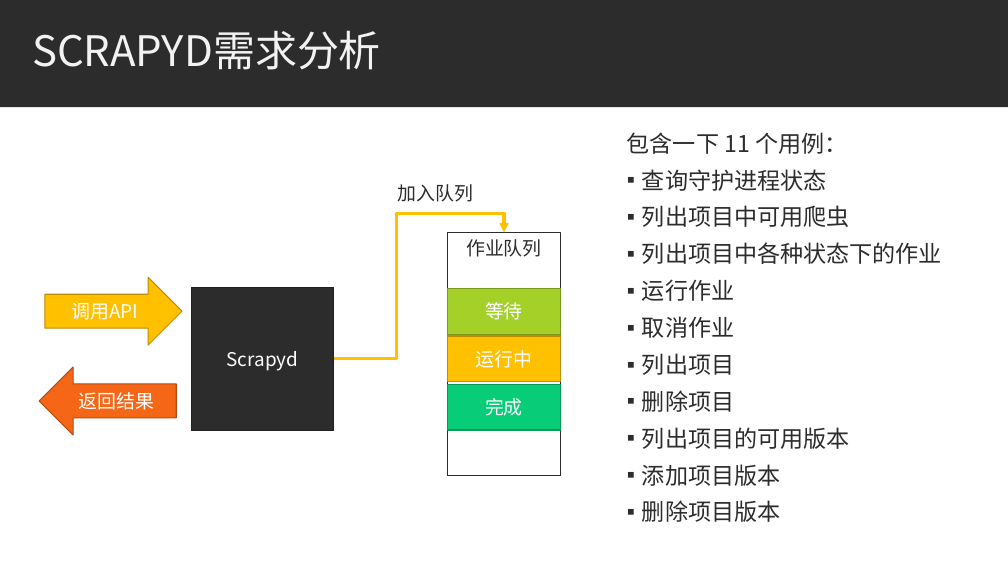
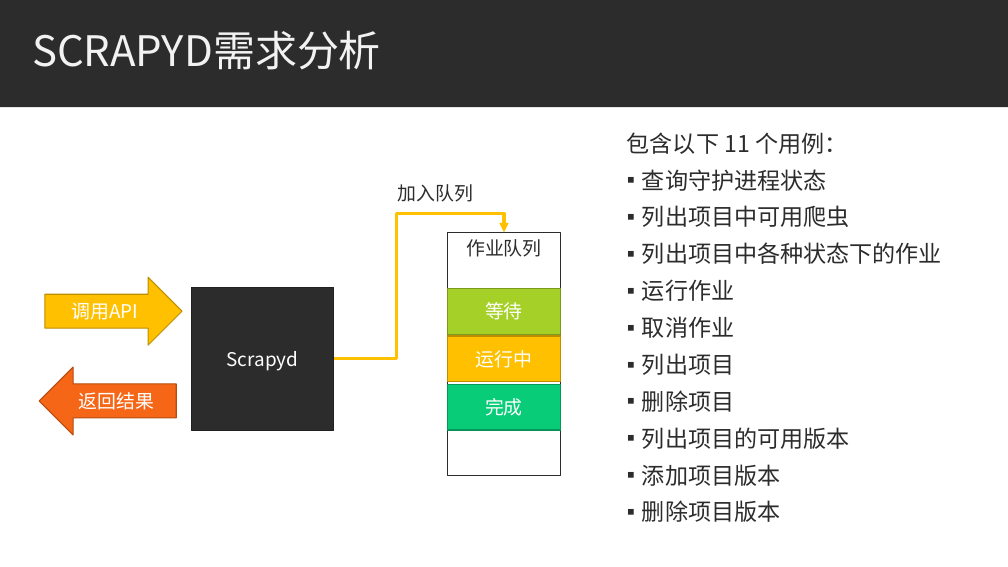
Before and after one commit to bhsei/20_H, a slide deck: slide 21 of 3.项目PPT/第5周_需求分析汇报ppt.pptx. Drawn at 1008x567 pixels with LibreOffice and Linux fonts; fonts in the diff are those of the drawing. Boxes give left, top, right and bottom in pixels: in the first picture for what was removed or moved away, otherwise in the second. Text is boxed around its words. In the diff, an @@ line names an element or a change of style, - is before the commit and + after.

Commit message:
会议记录更新至3.27；修改需求分析汇报ppt；重命名需求规格说明书

```diff
--- a/3.项目PPT/第5周_需求分析汇报ppt.pptx
+++ b/3.项目PPT/第5周_需求分析汇报ppt.pptx
@@ text at (x1=627, y1=132, x2=847, y2=154): text changed @@
-包含一下 11 个用例：
+包含以下 11 个用例：
```
Also in this commit, not shown: 1 other slide changed, 1 slide added, 3 slides removed, 4 other files.
